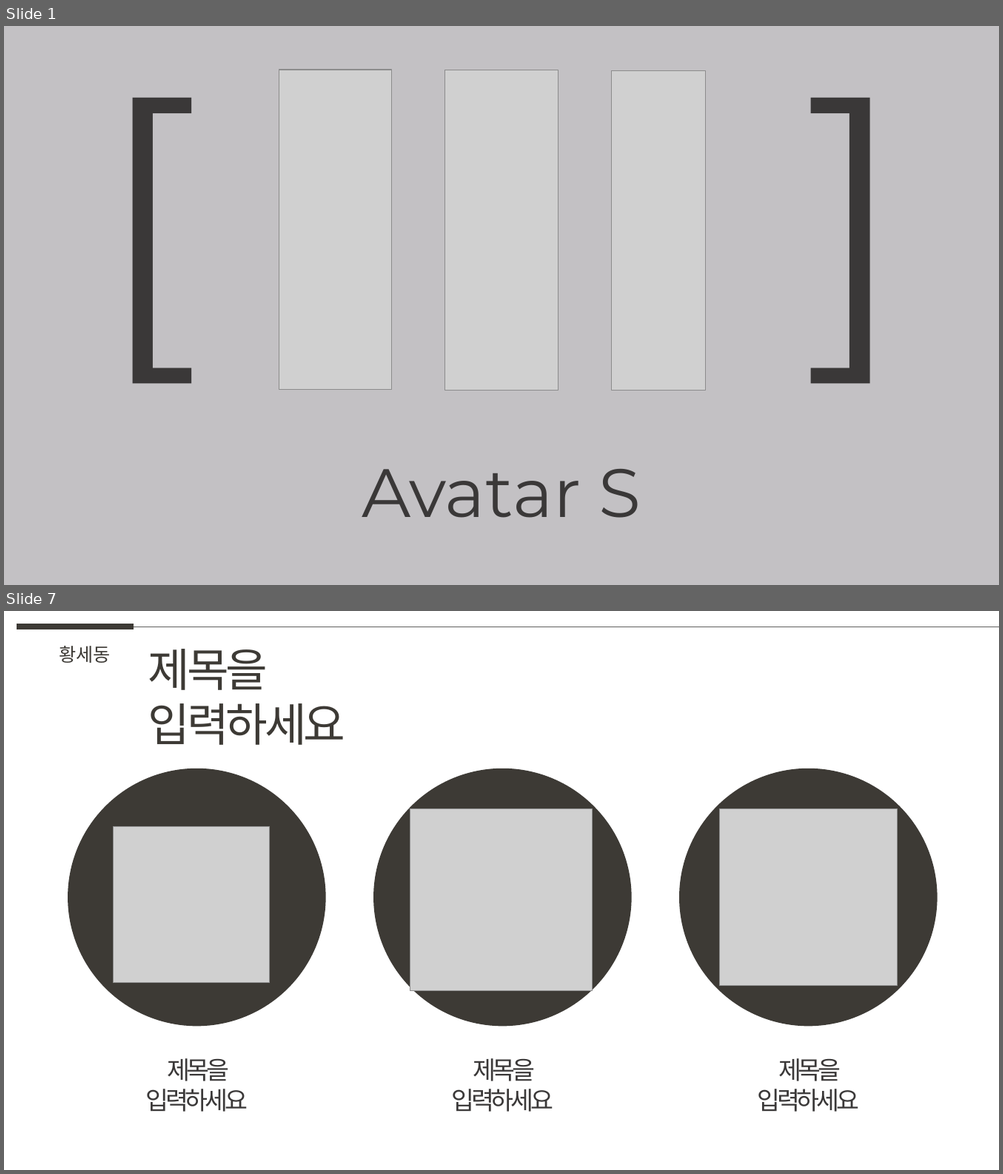
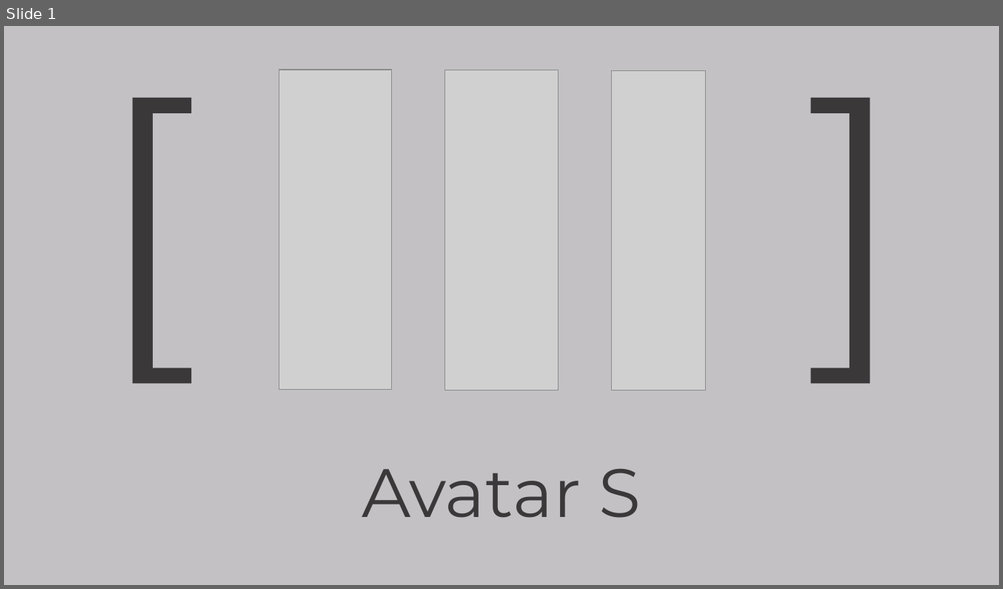
Before and after one commit to weaknessHero/Project_AvatarS, a slide deck: 발표자료/230202/LJHPPT.pptx. Shown one above the other, each under a label of ours: slides 1 and 7 before the commit, slide 1 after it; the slides between them are not shown. The pictures are 1003x1174 and 1003x589 pixels, drawn with LibreOffice and Linux fonts; fonts in the diff are those of the drawing; grey boxes stand for pictures. Boxes give left, top, right and bottom in pixels: in the first picture for what was removed or moved away, otherwise in the second. Text is boxed around its words. In the diff, an @@ line names an element or a change of style, - is before the commit and + after.

```diff
--- a/발표자료/230202/LJHPPT.pptx
+++ b/발표자료/230202/LJHPPT.pptx
@@ slide 7 removed at box(4, 611, 999, 1170), background #FFFFFF @@
@@ line removed from (17, 627) to (134, 627) @@
@@ line removed from (134, 627) to (999, 627) @@
@@ text removed at box(59, 646, 111, 663) @@
-황세동
@@ text removed at box(148, 649, 346, 745) @@
-제목을 입력하세요
@@ ellipse removed at box(68, 769, 326, 1027) @@
@@ ellipse removed at box(373, 769, 632, 1027) @@
@@ ellipse removed at box(679, 769, 937, 1027) @@
@@ picture removed at box(410, 809, 593, 991) @@
@@ picture removed at box(720, 809, 897, 986) @@
@@ picture removed at box(113, 826, 270, 983) @@
@@ text removed at box(145, 1059, 247, 1112) @@
-제목을 입력하세요
@@ text removed at box(451, 1059, 553, 1112) @@
-제목을 입력하세요
@@ text removed at box(757, 1059, 859, 1112) @@
-제목을 입력하세요
```
Also in this commit, not shown: 2 slides added, 7 other slides removed, 1 other file.
